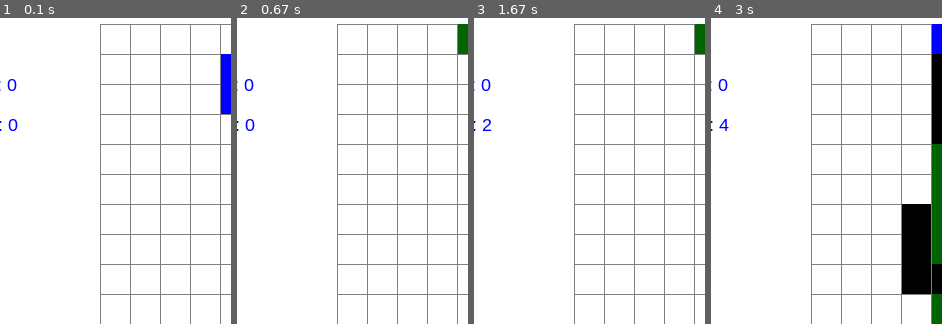
Above: before the commit, frames 1-4 (left to right).
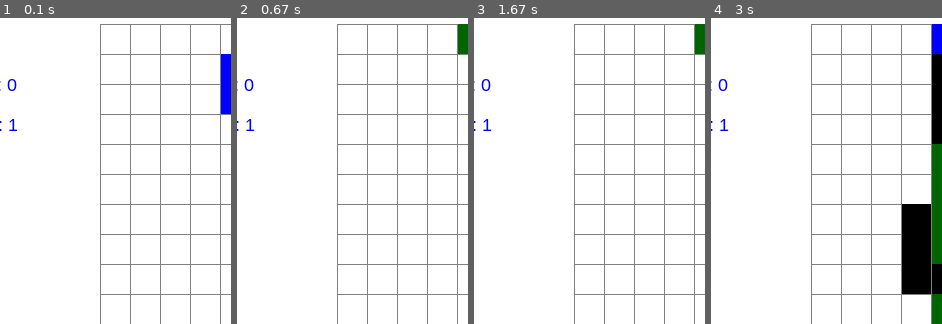
Above: after the commit, the same moments.

Repository: codigician/tetris
Game: pygame game, started from src/game.py
The game is run twice, just before and just after one commit, with the same random seed, the same clock (stepped at 60 frames per second) and the same inputs.
Inputs:
- Up to frame 1 (0.1 s): no input
- Up to frame 2 (0.67 s): tap Space at 0.33 s
- Up to frame 3 (1.67 s): hold Right 0.67-1.13 s; tap Space at 0.73, 1.03, 1.23, 1.57 s; tap C at 0.82 s; hold Up 1.17-1.47 s; hold Right from 1.5 s (still down)
- Up to frame 4 (3 s): tap Space at 1.87, 2.07, 2.37, 2.63 s; release Right at 1.97 s; hold Left 2-2.53 s; tap C at 2.15 s; hold Down 2.57-2.87 s
The pictures show only the part of the screen within x 12-62%, y 0-50%; the shares and areas given below are measured in that part.

The runs differ from the first frame. In frame 1, 0.1% of the frame differs, in the area x 3-8%, y 33-37%; in frame 2, 0.1%; in frame 3, less than 0.1%; in frame 4, 0.1%.

Commit message:
Refactor gravity and some code styling

Diff:
--- a/src/tetris.py
+++ b/src/tetris.py
@@ -29,7 +29,7 @@
 
         self.shape_count = 0
         self.score = 0
-        self.level = 0
+        self.level = 1
 
         self.gravity = gravity
 
@@ -48,8 +48,10 @@
         Start gravity thread to move the active shape down
         """
         self.state = GameState.PLAYING
+
         self.active_shape: Shape = self.shape_generator.generate()
         self.virtual_grid.add_shape(self.active_shape)
+
         self.gravity.start()
 
     def pause(self):
@@ -120,15 +122,9 @@
             if None not in self.virtual_grid.map[i]:
                 exploded_rows_counter += 1
                 self.virtual_grid.shift_down_rows(idx=i)
-        self.score = self.calculate_score(exploded_rows_counter)
-        if self.level / 300 >= 0.8:
-            self.gravity.set_speed(speed=0.2)
-        else:
-            self.gravity.set_speed(speed=1 - (self.level / 500))
-
-    def calculate_score(self, exploded_rows_counter):
+
         self.score += (exploded_rows_counter**2) * 20
-        return self.score
+
 
     def __move(self, row=0, col=0, onfail: typing.Callable = None) -> bool:
         try:
@@ -142,10 +138,15 @@
     def __add_new_shape(self):
         try:
             self.explode()
+
             self.active_shape = self.shape_generator.generate()
             self.shape_count += 1
-            self.level = self.shape_count // 2
+
+            self.level = 1 + self.shape_count // 20
+            self.gravity.set_speed(speed=min(1, 2 / self.level))
+
             self.virtual_grid.add_shape(self.active_shape)
+
             self.is_shape_exchanged = False
         except OccupiedPositionException:
             self.gameover()
